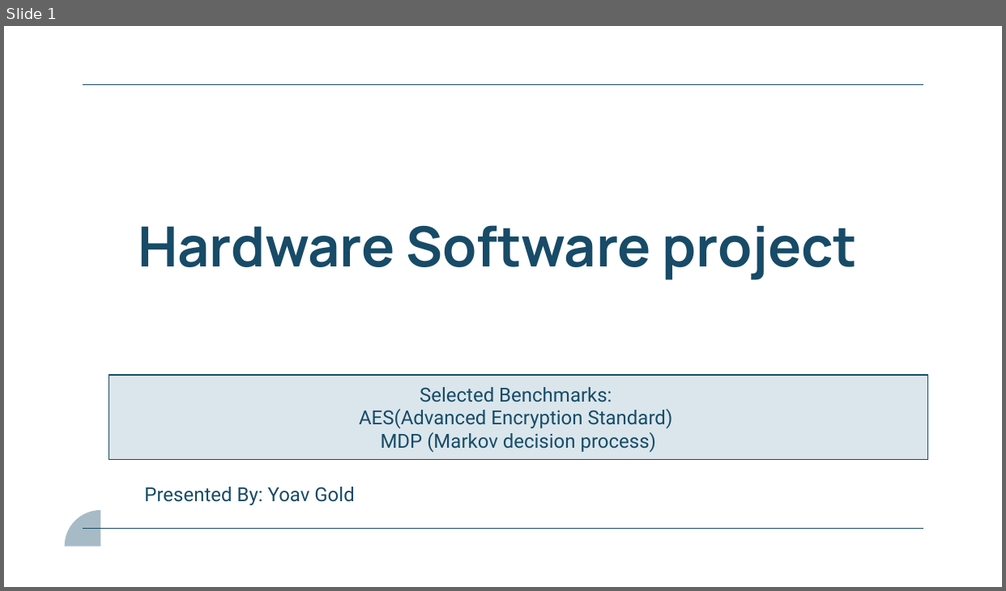
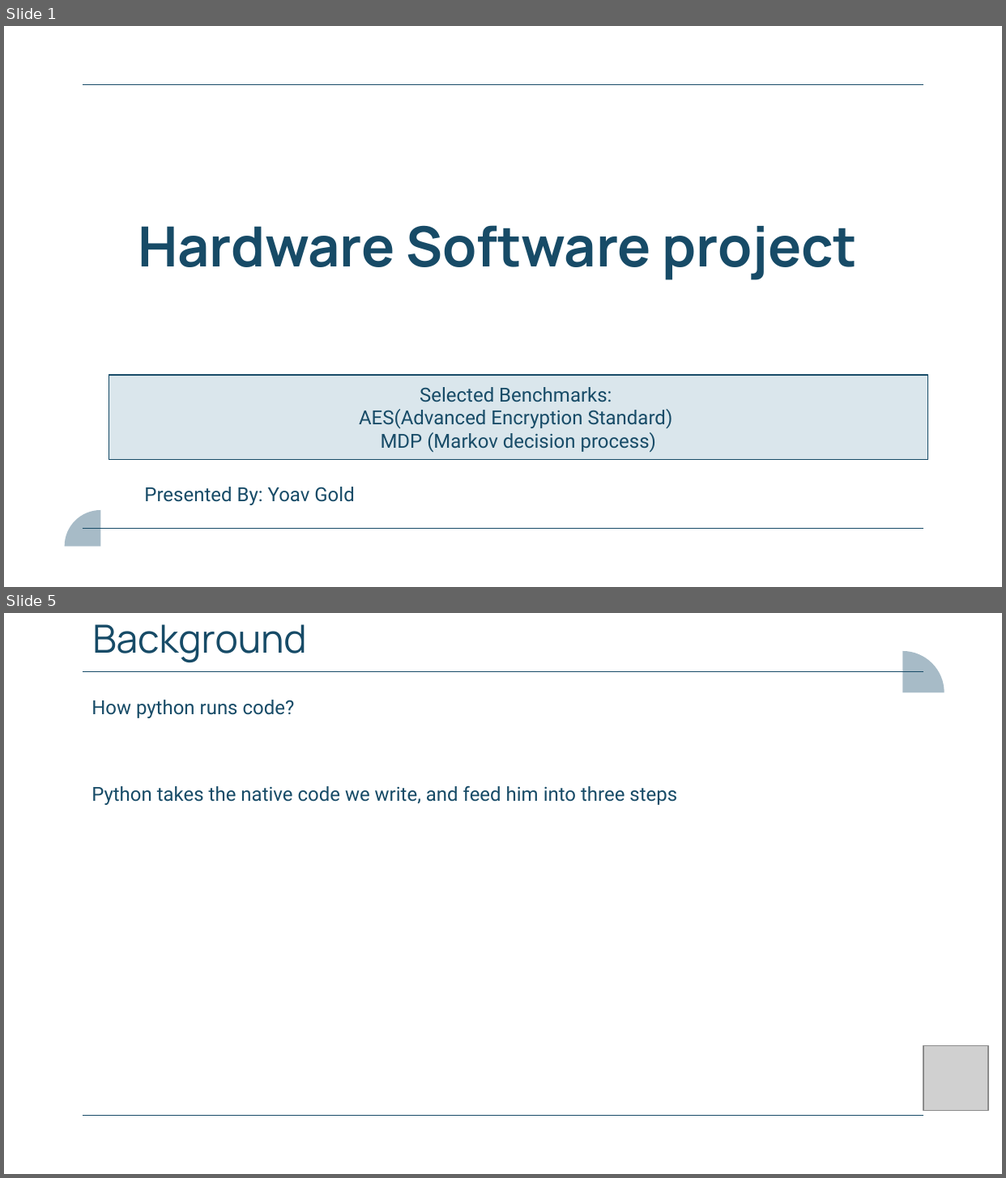
Before and after one commit to YoavGold/hw_sw_project, a slide deck: presentation/final_presentation.pptx. Shown one above the other, each under a label of ours: slide 1 before the commit, slides 1 and 5 after it; the slides between them are not shown. The pictures are 1006x591 and 1006x1178 pixels, drawn with LibreOffice and Linux fonts; fonts in the diff are those of the drawing; grey boxes stand for pictures. Boxes give left, top, right and bottom in pixels: in the first picture for what was removed or moved away, otherwise in the second. Text is boxed around its words. In the diff, an @@ line names an element or a change of style, - is before the commit and + after.

```diff
--- a/presentation/final_presentation.pptx
+++ b/presentation/final_presentation.pptx
@@ slide 5 added at (x1=4, y1=613, x2=1002, y2=1174), background #FFFFFF; not listed: 2 template elements that a slide beside it also shows @@
@@ title added at (x1=92, y1=624, x2=307, y2=663), 28 pt, text #174B67 @@
+Background
@@ freeform shape added at (x1=902, y1=651, x2=944, y2=693), fill #A7BBC7 @@
@@ text added at (x1=91, y1=700, x2=295, y2=718), 14 pt, text #174B67 @@
+  How python runs code?
@@ text added at (x1=91, y1=786, x2=677, y2=805), 14 pt, text #174B67 @@
+  Python takes the native code we write, and feed him into three steps
@@ picture added at (x1=923, y1=1046, x2=988, y2=1111) @@
```
Also in this commit, not shown: 1 slide changed, 37 other slides added, 1 other file.
